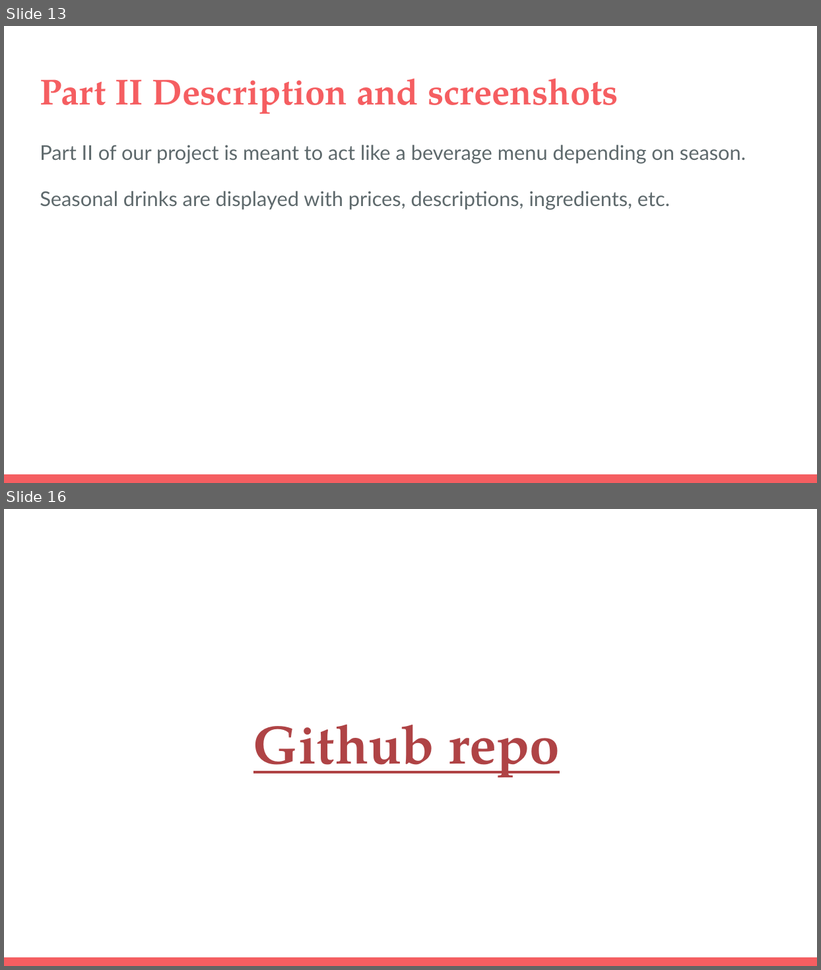
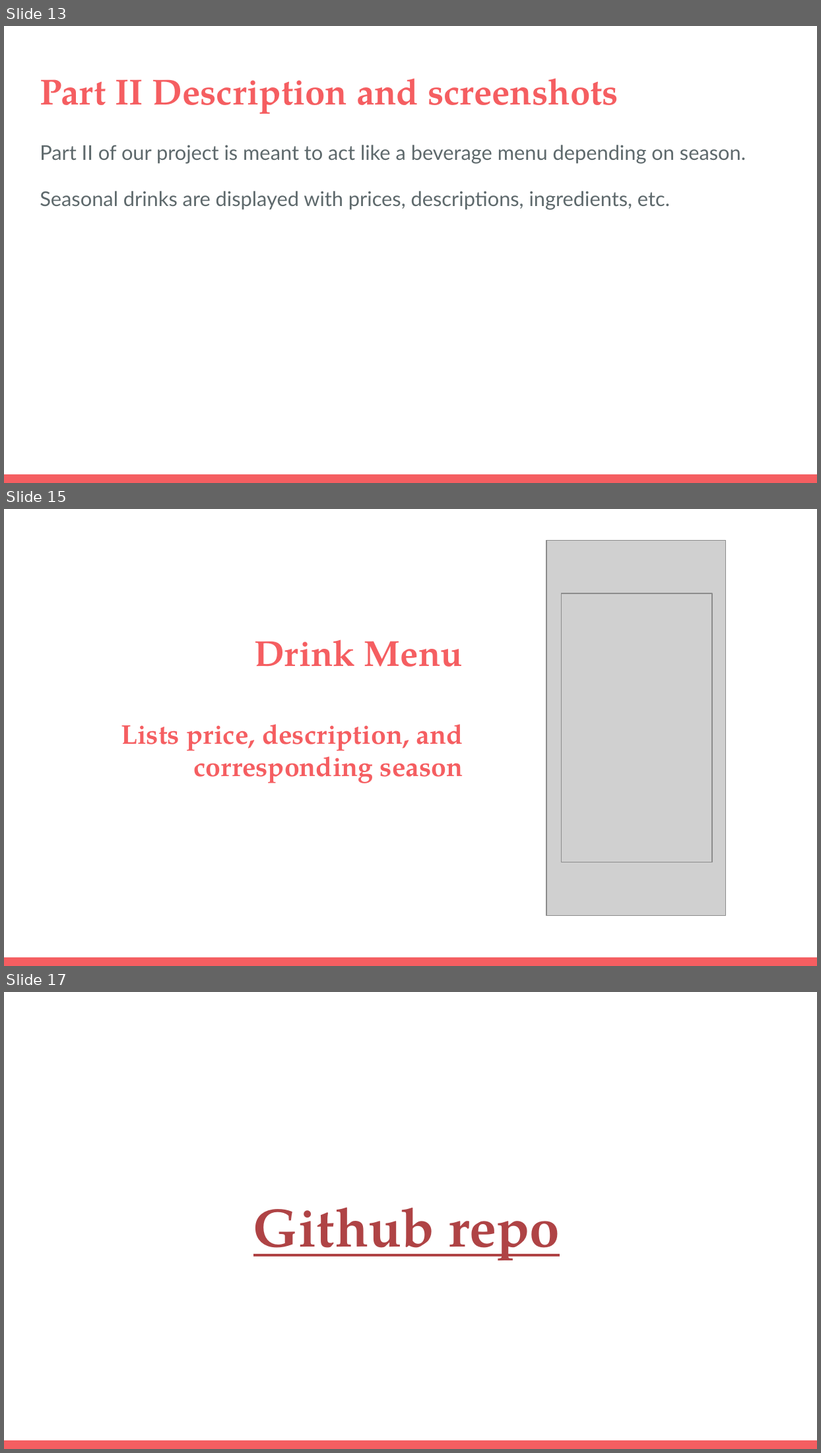
Before and after one commit to michelle-lawrence/ARL_RFE_Application, a slide deck: CS347 Final Project.pptx. Shown one above the other, each under a label of ours: slides 13 and 16 before the commit, slides 13, 15 and 17 after it; the slides between them are not shown. The pictures are 821x970 and 821x1453 pixels, drawn with LibreOffice and Linux fonts; fonts in the diff are those of the drawing; grey boxes stand for pictures. Boxes give left, top, right and bottom in pixels: in the first picture for what was removed or moved away, otherwise in the second. Text is boxed around its words. In the diff, an @@ line names an element or a change of style, - is before the commit and + after.

Commit message:
added screenshots of Part II

```diff
--- a/CS347 Final Project.pptx
+++ b/CS347 Final Project.pptx
@@ slide 15 added at <box>4,509,817,966</box>, background #FFFFFF; not listed: 1 template element that a slide beside it also shows @@
@@ picture added at <box>547,540,725,916</box> @@
@@ picture added at <box>561,593,712,863</box> @@
@@ title added at <box>121,640,463,784</box>, 24 pt, text #F55E61, bold @@
+Drink Menu
+Lists price, description, and corresponding season
@@ what was slide 16 is now slide 17 @@
```
Also in this commit, not shown: 2 other slides added, 2 slides removed.
